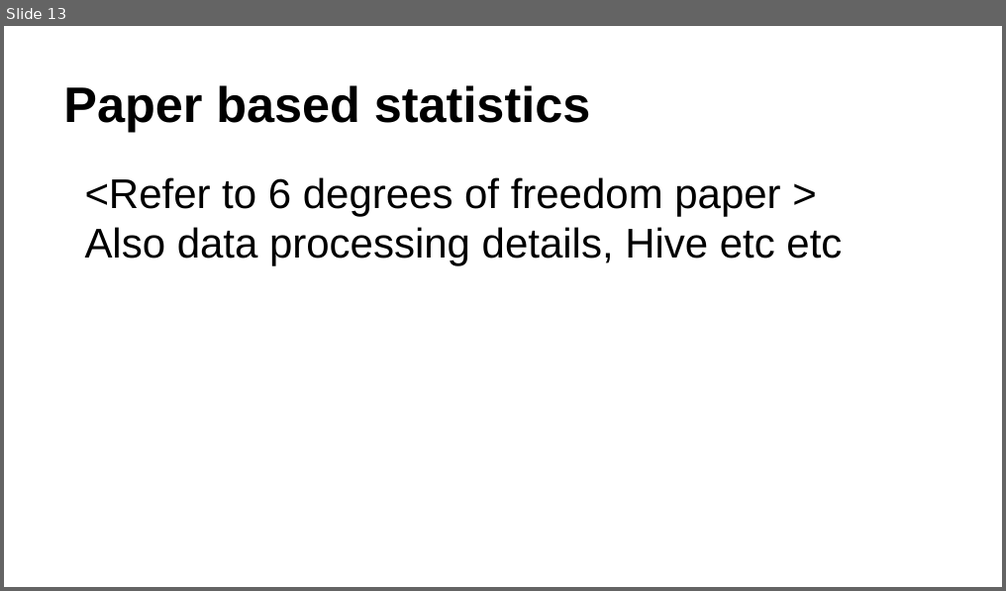
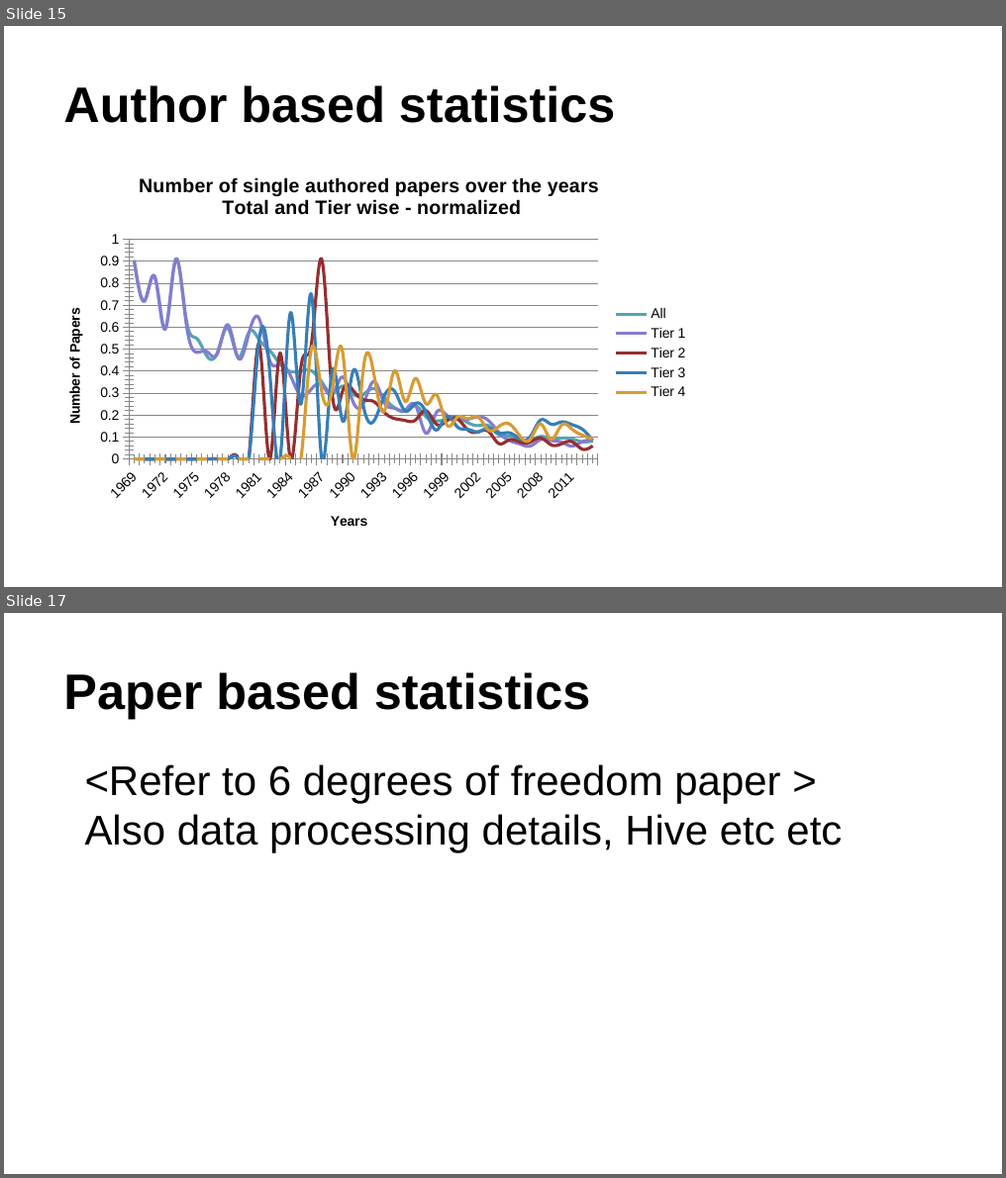
Before and after one commit to ag3859/RTBDProject, a slide deck: RTBD.pptx. Shown one above the other, each under a label of ours: slide 13 before the commit, slides 15 and 17 after it; the slides between them are not shown. The pictures are 1006x591 and 1006x1178 pixels, drawn with LibreOffice and Linux fonts; fonts in the diff are those of the drawing. Boxes give left, top, right and bottom in pixels: in the first picture for what was removed or moved away, otherwise in the second. Text is boxed around its words. In the diff, an @@ line names an element or a change of style, - is before the commit and + after.

Commit message:
xcel has my result charts. ppt is the current ppt

```diff
--- a/RTBD.pptx
+++ b/RTBD.pptx
@@ slide 15 added at (4, 26, 1002, 587), background #FFFFFF @@
@@ title added at (63, 85, 615, 123), 36 pt, text #000000, bold @@
+Author based statistics
@@ line chart added at (46, 157, 699, 550) @@
+title "Number of single authored papers over the years Total and Tier wise - normalized"
+categories: 1, 2, 3, 4, 5, 6, 7, 8, 9, 10, 11, 12, 13, 14, 15, 16, 17, 18, 19, 20, 21, 22, 23, 24, 25, 26, 27, 28, 29, 30, 31, 32, 33, 34, 35, 36, 37, 38, 39, 40, 41, 42, 43, 44, 45
+All: 100, 79, 91, 65, 100, 70, 60, 51, 54, 66, 51, 63, 60, 54, 48, 44, 44, 44, 39, 33, 37, 32, 32, 35, 30, 26, 24, 27, 21, 19, 20, 21, 18, 17, 17, 12, 12, 10, 9, 11, 10, 11, 10, 9, 9
+Tier 1: 100, 79, 91, 65, 100, 68, 54, 54, 53, 67, 50, 63, 70, 49, 48, 42, 32, 35, 37, 32, 41, 29, 28, 39, 28, 25, 25, 27, 13, 23, 22, 20, 20, 21, 19, 13, 9, 8, 7, 10, 9, 8, 7, 9, 10
+Tier 2: -, -, -, -, -, -, -, -, -, -, -, -, 57, 0, 53, 0, 46, 57, 100, 33, 34, 34, 30, 29, 23, 20, 19, 20, 24, 18, 19, 20, 15, 14, 14, 8, 10, 9, 8, 11, 7, 8, 9, 5, 7
+Tier 3: -, -, -, -, -, -, -, -, -, -, -, -, 60, 44, 0, 73, 27, 82, 0, 44, 19, 44, 26, 19, 32, 34, 24, 28, 24, 15, 21, 16, 15, 14, 16, 13, 13, 10, 11, 20, 17, 19, 17, 15, 9
+Tier 4: -, -, -, -, -, -, -, -, -, -, -, -, -, -, -, -, -, 55, 34, 35, 54, 0, 46, 43, 24, 44, 29, 40, 28, 32, 17, 21, 20, 21, 14, 16, 18, 12, 10, 18, 10, 17, 15, 12, 10
@@ what was slide 13 is now slide 17 @@
```
Also in this commit, not shown: 5 slides changed, 4 other slides added, 3 slides removed, 1 other file.
